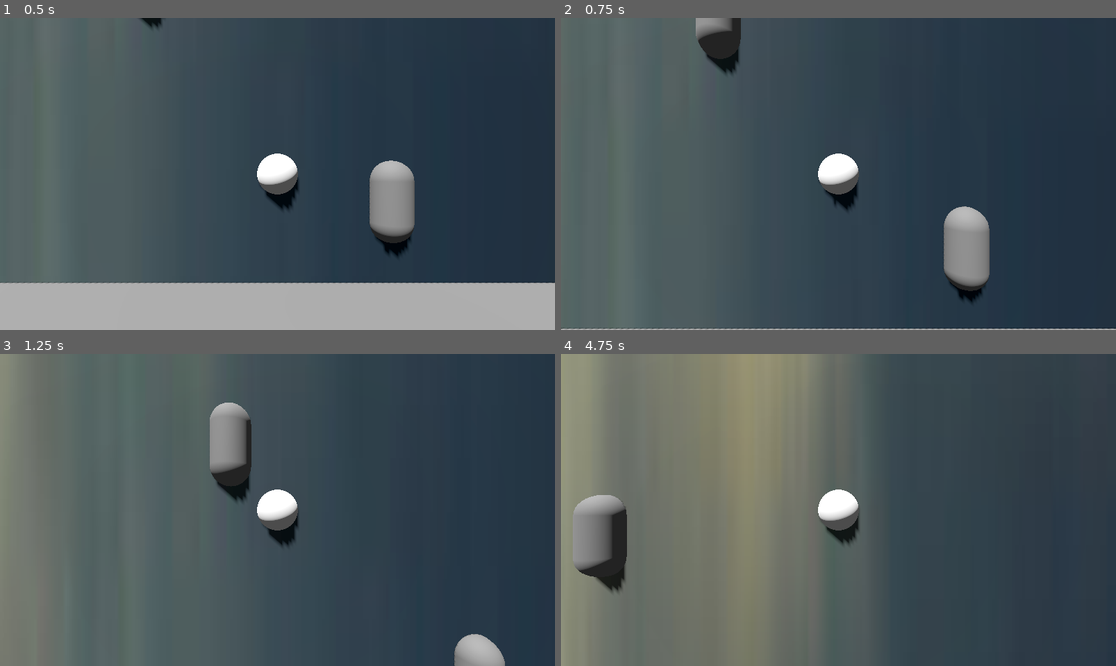
Above: before the commit, frames 1-4 (two rows, left to right).
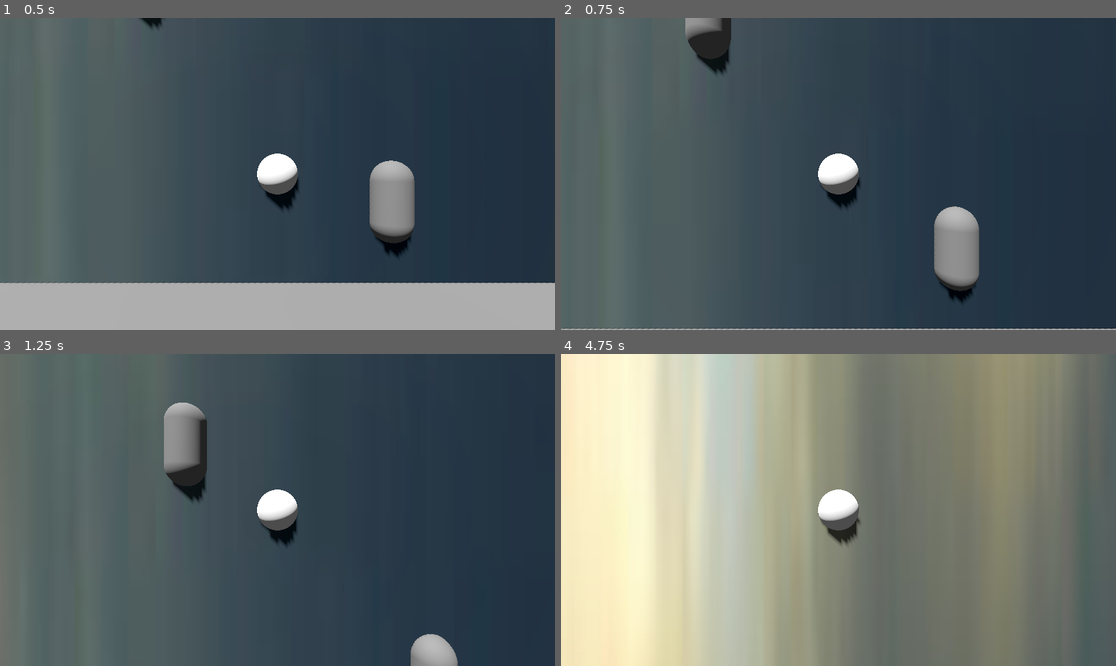
Above: after the commit, the same moments.

Repository: akkajoe/FallingUp
Game: Godot game, scene res://main.tscn
The game is run twice, just before and just after one commit, with the same random seed, the same clock (stepped at 60 frames per second) and the same inputs.
Inputs:
- Up to frame 1 (0.5 s): no input
- Up to frame 2 (0.75 s): hold Right (right) from 0.53 s (still down)
- Up to frame 3 (1.25 s): keep holding Right (right)
- Up to frame 4 (4.75 s): release Right (right) at 1.28 s; hold A (left) 1.28-2.03 s; hold Right (right) 2.03-3.53 s; hold A (left) from 3.53 s (still down)

Frame 1 is identical in both runs. In frame 2, 2.3% of the frame differs, in the area x 0-100%, y 0-100%; in frame 3, 7.4%; in frame 4, 99%.

Commit message:
acceleartion in x-axis

Diff:
--- a/fallingup/player.gd
+++ b/fallingup/player.gd
@@ -10,11 +10,13 @@
 @export var glow_fall_rate := 0.1    # glow units lost per second while sinking
 @export var ground_delay = 2.0       # seconds on ground before red
 
-@onready var mesh = $Node3D/MeshInstance3D as MeshInstance3D
+@onready var mesh      = $Node3D/MeshInstance3D as MeshInstance3D
 @onready var world_env = get_tree().get_current_scene().get_node("WorldEnvironment") as WorldEnvironment
 
-# character movements
-@onready var acc_x = 2.0; # acceleration in the x-axis when the direction turns
+# acceleration in the x-axis when the direction turns
+@export var acc_x = 4.0
+# keep track of your current sideways speed
+var current_turn_speed = 0.0
 
 var state = "floating"
 var time_since_last_collect = 0.0
@@ -25,6 +27,7 @@
 var override_mat: StandardMaterial3D
 var gravity = ProjectSettings.get_setting("physics/3d/default_gravity")
 
+
 func _ready():
 	name = "player"
 	var orig = mesh.mesh.surface_get_material(0) as StandardMaterial3D
@@ -33,31 +36,31 @@
 	override_mat = orig.duplicate() as StandardMaterial3D
 	mesh.material_override = override_mat
 
+
 func _physics_process(delta):
 	time_since_last_collect += delta
 
-	# start sinking if no collection
+	# — start sinking if no collection —
 	if state == "floating" and time_since_last_collect >= sink_delay:
 		state = "sinking"
 		time_since_last_collect = 0.0
 		print("No collections for %.1f s — sinking!" % sink_delay)
 
-	# win immediately if glow too high
+	# — win immediately if glow too high —
 	if world_env.environment.glow_strength >= glow_green_threshold:
 		override_mat.albedo_color = Color(0, 1, 0)
 		state = "gameover"
 		return
 
-	# continuous fade while falling (before hitting ground)
+	# — continuous fade while falling (before hitting ground) —
 	if state == "sinking" and not is_on_floor():
-		# apply gravity
 		velocity.y -= gravity * delta
-		# fade the glow every frame
 		world_env.environment.glow_strength = clamp(
 			world_env.environment.glow_strength - glow_fall_rate * delta,
 			0.0, glow_green_threshold
 		)
-	# ground‐hit timer
+
+	# — ground-hit timer & game-over logic —
 	if state == "sinking" and is_on_floor():
 		if not _ground_contact_started:
 			print("CHECK")
@@ -67,42 +70,39 @@
 			_ground_contact_time += delta
 			print("CHECK2")
 			if _ground_contact_time >= ground_delay:
-				#state = "gameover"
-				var my_velocity = Vector3(2.0, 2.0, 0)
-				print("my_velocity", my_velocity)
-				print("DELTA", delta)
-				var collision_info = move_and_collide(velocity*delta)
-				print(collision_info, "check")
-				#velocity = velocity.bounce(collision_info.normal)
-				#velocity.x = 0.9;
-				#velocity.y = 0.9;
+				# you can swap in your bounce or game-over tweak here
 				override_mat.albedo_color = Color(1, 0, 0)
 				print("GAME OVER: on ground for %.1f s" % ground_delay)
 		return
 	else:
 		_ground_contact_started = false
 
-	# movement & drift
+	# — vertical movement based on state —
 	match state:
 		"floating":
 			velocity.y = float_speed
 		"sinking":
-			# gravity already applied above
 			pass
 		"gameover":
 			velocity = Vector3.ZERO
 
-	var in_x = Input.get_axis("left","right")
-	velocity.x = lerpf(velocity.x, in_x * drift_speed, drift_smoothness * delta)
+	# — X-axis steering with acceleration —
+	var in_x = Input.get_axis("left", "right")
+	var target_turn_speed = in_x * drift_speed
+	current_turn_speed = move_toward(current_turn_speed, target_turn_speed, acc_x * delta)
+	velocity.x = current_turn_speed
 
+	# — apply the slide (Godot 4 style) —
 	move_and_slide()
+
 
 func register_collected_obstacle(_obs: Node) -> void:
 	state = "floating"
 	time_since_last_collect = 0.0
 	_ground_contact_started = false
 	world_env.environment.glow_strength = clamp(
-		world_env.environment.glow_strength + 0.02, 0.0, glow_green_threshold
+		world_env.environment.glow_strength + 0.02,
+		0.0, glow_green_threshold
 	)
 	override_mat.albedo_color = Color(1, 1, 1)
 	print("Collected! Glow is now ", world_env.environment.glow_strength)
